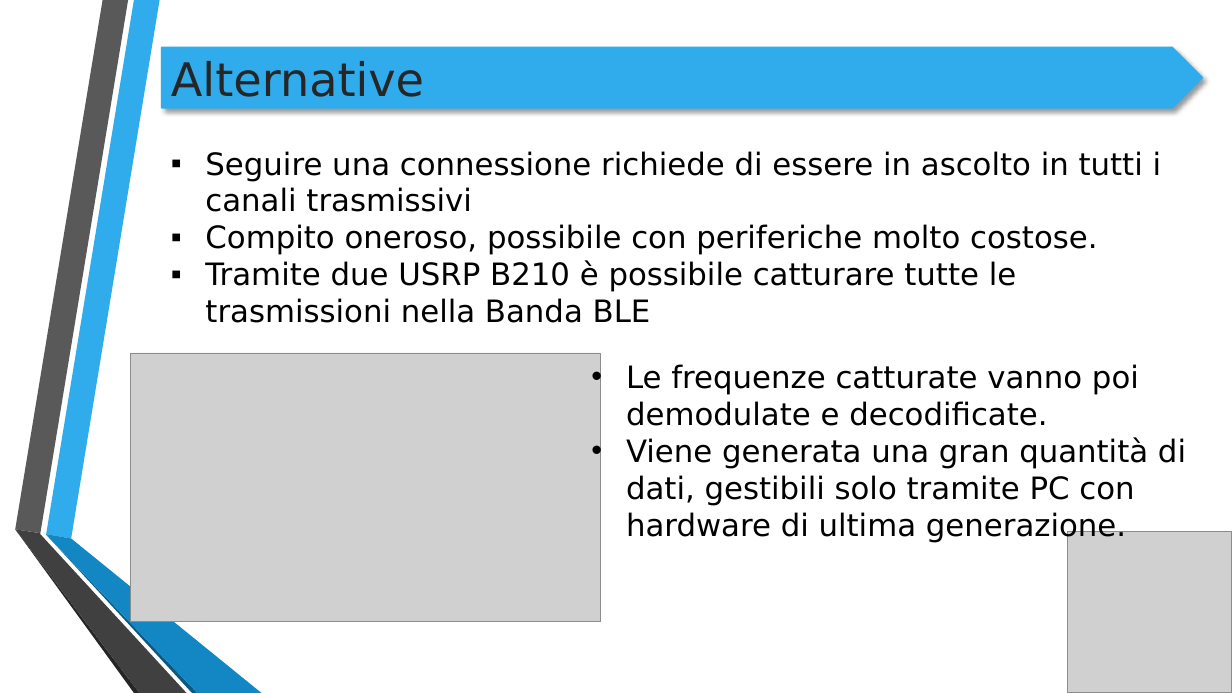
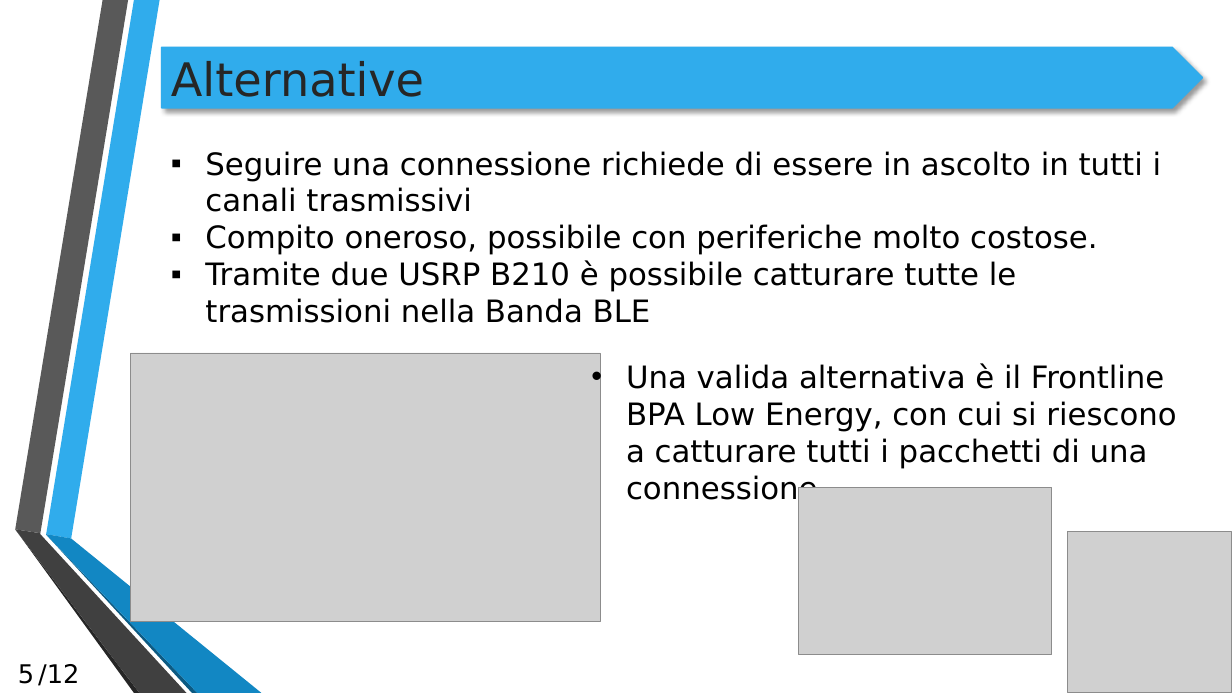
Before and after one commit to Slv3r/tesi-laurea, a slide deck: slide 5 of Presentazione/Presentazione Tesi.pptx. Drawn at 1232x693 pixels with LibreOffice and Linux fonts; fonts in the diff are those of the drawing; grey boxes stand for pictures; background and template pictures are left out. Boxes give left, top, right and bottom in pixels: in the first picture for what was removed or moved away, otherwise in the second. Text is boxed around its words. In the diff, an @@ line names an element or a change of style, - is before the commit and + after.

```diff
--- a/Presentazione/Presentazione Tesi.pptx
+++ b/Presentazione/Presentazione Tesi.pptx
@@ text at [626,363,1176,506]: text changed @@
-• Le frequenze catturate vanno poi demodulate e decodificate.
-• Viene generata una gran quantità di dati, gestibili solo tramite PC con hardware di ultima generazione.
+• Una valida alternativa è il Frontline BPA Low Energy, con cui si riescono a catturare tutti i pacchetti di una connessione
@@ picture added at [799,487,1052,654] @@
@@ page number added at [18,664,34,684], 20 pt, text #000000 @@
+5
@@ text added at [38,664,79,686], 20 pt, text #000000 @@
+/12
```
Also in this commit, not shown: 11 other slides changed, 1 slide added, 4 other files.
